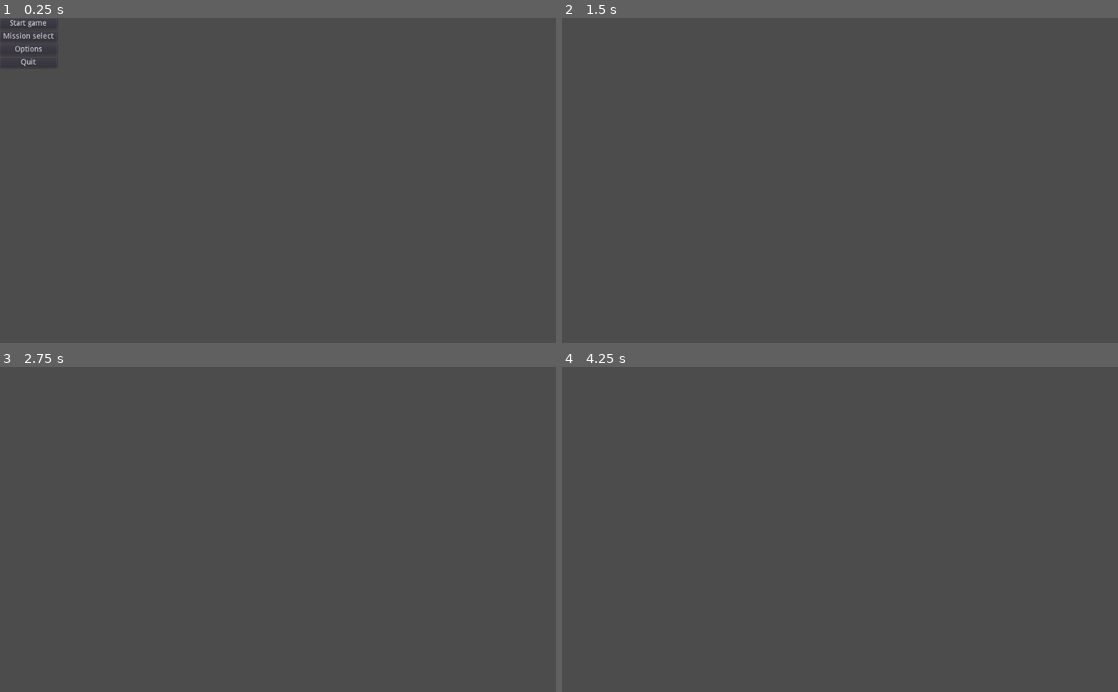
Above: before the commit, frames 1-4 (two rows, left to right).
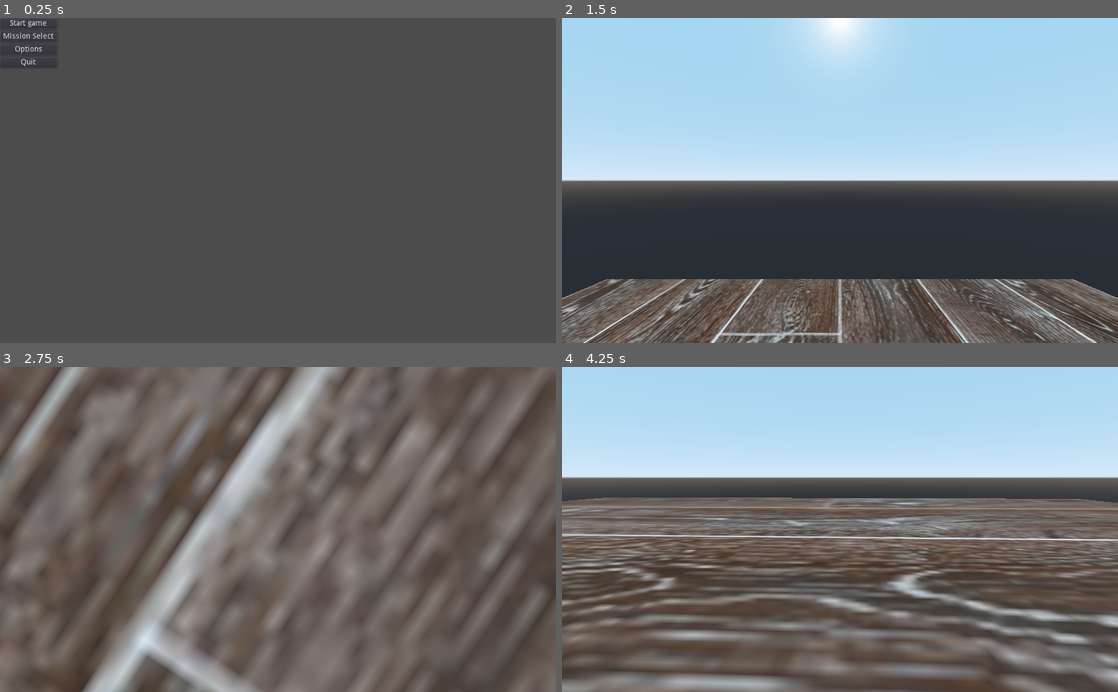
Above: after the commit, the same moments.

Repository: BlakeWiscombe/betrayal
Game: Godot game, scene res://Main menu.tscn
The game is run twice, just before and just after one commit, with the same random seed, the same clock (stepped at 60 frames per second) and the same inputs.
Inputs (mouse positions are in pixels of both pictures, inside the frame that each line leads up to):
- Up to frame 1 (0.25 s): no input
- Up to frame 2 (1.5 s): click "Mission select" (after the commit: "Mission Select") at 0.5 s; click "Start game" at 1.25 s
- Up to frame 3 (2.75 s): move the mouse to (400, 513) at 2.02 s; hold D (player_right) from 2.03 s (still down); tap Space (jump) at 2.27 s
- Up to frame 4 (4.25 s): move the mouse to (728, 545) at 2.77 s; release D (player_right) at 2.78 s; hold S (player_backward) 2.78-3.53 s; tap Space (jump) at 3.02 s; move the mouse to (895, 458) at 3.52 s; hold D (player_right) from 3.53 s (still down)

The runs differ from the first frame. In frame 1, less than 0.1% of the frame differs, in the area x 5-7%, y 4-6%; in frame 2, 85%, in the area x 0-100%, y 0-100%; in frame 3, 61%; in frame 4, 68%.

Commit message:
Main menu change

Diff:
--- a/Betrayal.tscn
+++ b/Betrayal.tscn
@@ -1,6 +1,7 @@
-[gd_scene load_steps=5 format=2]
+[gd_scene load_steps=6 format=2]
 
 [ext_resource path="res://Textures/Floor.jpg" type="Texture" id=1]
+[ext_resource path="res://Player.tscn" type="PackedScene" id=2]
 
 [sub_resource type="PlaneMesh" id=1]
 size = Vector2( 50, 50 )
@@ -16,7 +17,6 @@
 transform = Transform( 1, 0, 0, 0, 1, 0, 0, 0, 1, -23.6751, -0.338668, -11.5542 )
 
 [node name="Floor" type="MeshInstance" parent="."]
-transform = Transform( 1, 0, 0, 0, 1, 0, 0, 0, 1, 26.117, 10.9422, 10.1397 )
 mesh = SubResource( 1 )
 material/0 = SubResource( 2 )
 
@@ -29,3 +29,6 @@
 transform = Transform( 1, 0, 0, 0, -0.0012217, 0.999999, 0, -0.999999, -0.0012217, 0, 4.53364, 0 )
 shadow_enabled = true
 shadow_color = Color( 1, 1, 1, 1 )
+
+[node name="KinematicBody" parent="." instance=ExtResource( 2 )]
+transform = Transform( 1, 0, 0, 0, 1, 0, 0, 0, 1, 0, 10, 0 )
--- a/Main menu.tscn
+++ b/Main menu.tscn
@@ -25,7 +25,7 @@
 margin_top = 24.0
 margin_right = 105.0
 margin_bottom = 44.0
-text = "Mission select"
+text = "Mission Select"
 __meta__ = {
 "_edit_use_anchors_": false
 }
@@ -41,4 +41,5 @@
 margin_right = 105.0
 margin_bottom = 92.0
 text = "Quit"
+
 [connection signal="pressed" from="VBoxContainer/Button" to="VBoxContainer/Button" method="_on_Button_pressed"]
--- a/Player.tscn
+++ b/Player.tscn
@@ -11,7 +11,7 @@
 script = ExtResource( 2 )
 
 [node name="CollisionShape" type="CollisionShape" parent="."]
-transform = Transform( 1, 0, 0, 0, -1.62921e-07, -1, 0, 1, -1.62921e-07, -4.17298, -0.0682545, 6.88459 )
+transform = Transform( 1, 0, 0, 0, -1.62921e-07, -1, 0, 1, -1.62921e-07, 0, 0, 0 )
 shape = SubResource( 1 )
 
 [node name="Camera" type="Camera" parent="."]
--- a/project.godot
+++ b/project.godot
@@ -10,7 +10,6 @@
 
 _global_script_classes=[  ]
 _global_script_class_icons={
-
 }
 
 [application]
@@ -23,27 +22,27 @@
 
 player_forward={
 "deadzone": 0.5,
-"events": [ Object(InputEventKey,"resource_local_to_scene":false,"resource_name":"","device":0,"alt":false,"shift":false,"control":false,"meta":false,"command":false,"pressed":false,"scancode":87,"unicode":0,"echo":false,"script":null)
+"events": [ Object(InputEventKey,"resource_local_to_scene":false,"resource_name":"","device":0,"alt":false,"shift":false,"control":false,"meta":false,"command":false,"pressed":false,"scancode":87,"physical_scancode":0,"unicode":0,"echo":false,"script":null)
  ]
 }
 player_backward={
 "deadzone": 0.5,
-"events": [ Object(InputEventKey,"resource_local_to_scene":false,"resource_name":"","device":0,"alt":false,"shift":false,"control":false,"meta":false,"command":false,"pressed":false,"scancode":83,"unicode":0,"echo":false,"script":null)
+"events": [ Object(InputEventKey,"resource_local_to_scene":false,"resource_name":"","device":0,"alt":false,"shift":false,"control":false,"meta":false,"command":false,"pressed":false,"scancode":83,"physical_scancode":0,"unicode":0,"echo":false,"script":null)
  ]
 }
 player_left={
 "deadzone": 0.5,
-"events": [ Object(InputEventKey,"resource_local_to_scene":false,"resource_name":"","device":0,"alt":false,"shift":false,"control":false,"meta":false,"command":false,"pressed":false,"scancode":65,"unicode":0,"echo":false,"script":null)
+"events": [ Object(InputEventKey,"resource_local_to_scene":false,"resource_name":"","device":0,"alt":false,"shift":false,"control":false,"meta":false,"command":false,"pressed":false,"scancode":65,"physical_scancode":0,"unicode":0,"echo":false,"script":null)
  ]
 }
 player_right={
 "deadzone": 0.5,
-"events": [ Object(InputEventKey,"resource_local_to_scene":false,"resource_name":"","device":0,"alt":false,"shift":false,"control":false,"meta":false,"command":false,"pressed":false,"scancode":68,"unicode":0,"echo":false,"script":null)
+"events": [ Object(InputEventKey,"resource_local_to_scene":false,"resource_name":"","device":0,"alt":false,"shift":false,"control":false,"meta":false,"command":false,"pressed":false,"scancode":68,"physical_scancode":0,"unicode":0,"echo":false,"script":null)
  ]
 }
 jump={
 "deadzone": 0.5,
-"events": [ Object(InputEventKey,"resource_local_to_scene":false,"resource_name":"","device":0,"alt":false,"shift":false,"control":false,"meta":false,"command":false,"pressed":false,"scancode":32,"unicode":0,"echo":false,"script":null)
+"events": [ Object(InputEventKey,"resource_local_to_scene":false,"resource_name":"","device":0,"alt":false,"shift":false,"control":false,"meta":false,"command":false,"pressed":false,"scancode":32,"physical_scancode":0,"unicode":0,"echo":false,"script":null)
  ]
 }
 shoot={
